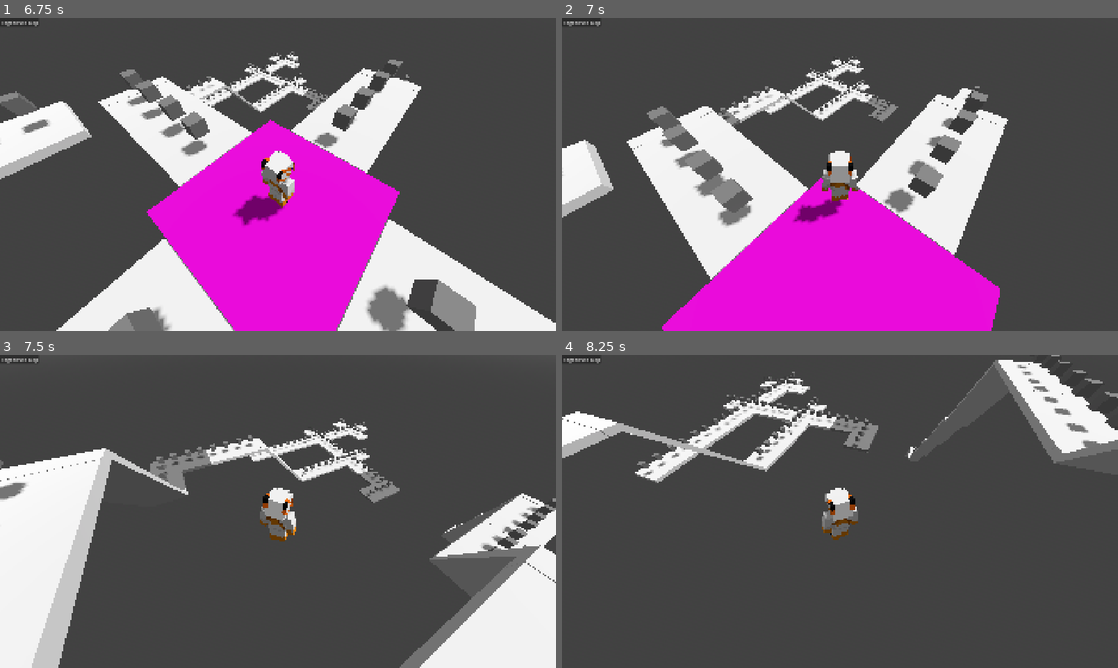
Above: before the commit, frames 1-4 (two rows, left to right).
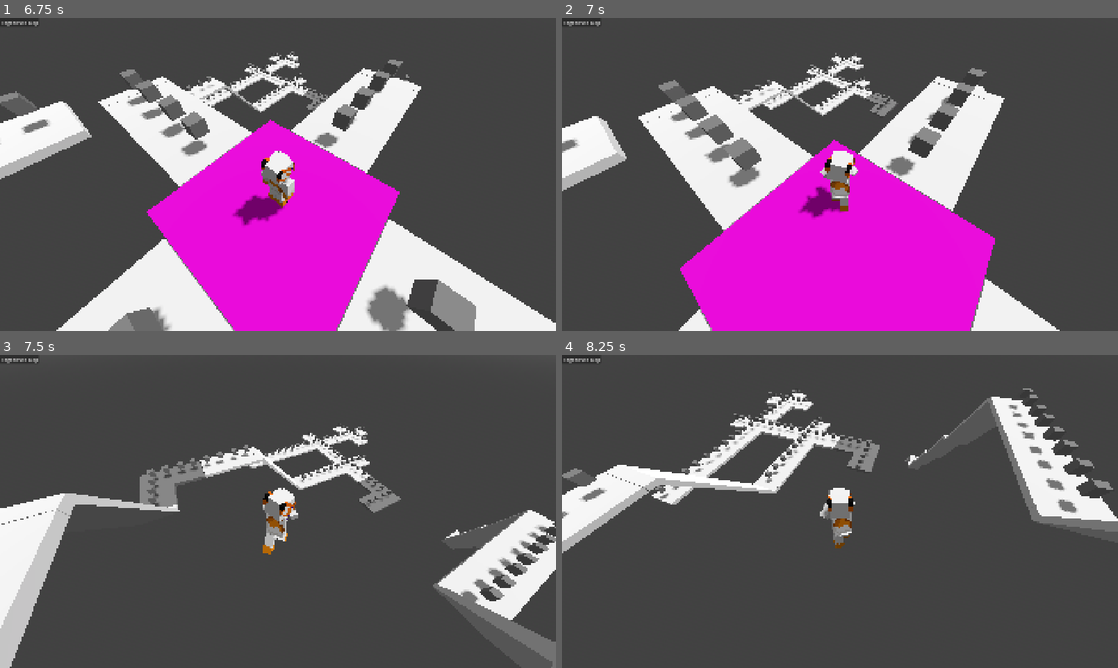
Above: after the commit, the same moments.

Repository: RayTK09/NullscapeFadingWorld
Game: Godot game, scene res://scenes/menu.tscn
The game is run twice, just before and just after one commit, with the same random seed, the same clock (stepped at 60 frames per second) and the same inputs.
Inputs (mouse positions are in pixels of both pictures, inside the frame that each line leads up to):
- Up to frame 1 (6.75 s): click "PLAY" at 0.5 s; click "Regenerate Map" at 1.25 s; tap Enter at 2, 3.5, 5.75 s; move the mouse to (400, 158) at 2.02 s; hold D (Right) 2.03-2.78 s; hold E (Ability) 2.03-2.78 s; click (400, 158) at 2.17 s; tap Space (Jump) at 2.27, 2.75, 3.02, 4.25, 4.52, 5.27, 6.02, 6.5 s; move the mouse to (166, 190) at 2.77 s; hold S (Backward) 2.78-3.53 s; tap E (Ability) at 2.85, 4.55, 6.05 s; move the mouse to (333, 105) at 3.52 s; hold D (Right) 3.53-4.28 s; hold E (Ability) 3.53-4.28 s; tap N (unlock Mouse) at 3.6 s; move the mouse to (272, 180) at 4.27 s; hold W (Forward) from 4.28 s (still down); tap Mouse wheel up (zoomIn) at 4.35 s; move the mouse to (316, 177) at 5.02 s; hold E (Ability) 5.03-5.78 s; tap Mouse wheel down (zoomOut) at 5.1 s; move the mouse to (233, 171) at 5.77 s; tap Alt at 5.85 s; move the mouse to (283, 174) at 6.52 s; hold E (Ability) from 6.53 s (still down); tap Shift at 6.6 s
- Up to frame 2 (7 s): keep holding W (Forward); keep holding E (Ability)
- Up to frame 3 (7.5 s): move the mouse to (255, 505) at 7.27 s; release W (Forward) at 7.28 s; release E (Ability) at 7.28 s; hold D (Right) from 7.28 s (still down); tap E (Ability) at 7.35 s
- Up to frame 4 (8.25 s): tap Space (Jump) at 7.52 s; move the mouse to (867, 511) at 8.02 s; release D (Right) at 8.03 s; hold W (Forward) from 8.03 s (still down); hold E (Ability) from 8.03 s (still down)

Frame 1 is identical in both runs. In frame 2, 25% of the frame differs, in the area x 0-90%, y 11-100%; in frame 3, 22%; in frame 4, 19%.

Commit message:
charger fixes

Diff:
--- a/scenes/player.tscn
+++ b/scenes/player.tscn
@@ -12,7 +12,7 @@
 floor_max_angle = 0.9599311
 floor_snap_length = 0.3
 script = ExtResource("1_3vyb7")
-playerClass = 2
+playerClass = 1
 classes = NodePath("class")
 
 [node name="CollisionShape3D" type="CollisionShape3D" parent="." unique_id=305454600]
--- a/scenes/playerMesh.tscn
+++ b/scenes/playerMesh.tscn
@@ -3,9 +3,14 @@
 [ext_resource type="PackedScene" uid="uid://bwpj3kgkup1b6" path="res://assets/char/nullscapeChar.gltf" id="1_l8plq"]
 [ext_resource type="Script" uid="uid://o0auyioakt27" path="res://scripts/playerScripts/playerModel.gd" id="2_tb4rt"]
 
+[sub_resource type="AnimationNodeBlend3" id="AnimationNodeBlend3_tb4rt"]
+
 [sub_resource type="AnimationNodeAnimation" id="AnimationNodeAnimation_c5wcc"]
 animation = &"charging"
 advance_on_start = true
+
+[sub_resource type="AnimationNodeAnimation" id="AnimationNodeAnimation_e3ypy"]
+animation = &"diving"
 
 [sub_resource type="AnimationNodeAnimation" id="AnimationNodeAnimation_l8plq"]
 animation = &"fall"
@@ -20,14 +25,12 @@
 
 [sub_resource type="AnimationNodeBlend3" id="AnimationNodeBlend3_l8plq"]
 
-[sub_resource type="AnimationNodeBlend2" id="AnimationNodeBlend2_tb4rt"]
-
 [sub_resource type="AnimationNodeAnimation" id="AnimationNodeAnimation_efend"]
 animation = &"run"
 
 [sub_resource type="AnimationNodeBlendTree" id="AnimationNodeBlendTree_78ya6"]
-graph_offset = Vector2(-174.60535, 98.71123)
-nodes/output/position = Vector2(1160, 180)
+graph_offset = Vector2(332.91443, 250.55716)
+nodes/output/position = Vector2(1200, 120)
 nodes/idle/node = SubResource("AnimationNodeAnimation_tb4rt")
 nodes/idle/position = Vector2(40, 120)
 "nodes/idle to run/node" = SubResource("AnimationNodeBlend2_l8plq")
@@ -40,23 +43,25 @@
 nodes/fall/position = Vector2(320, 460)
 nodes/jumping/node = SubResource("AnimationNodeBlend3_l8plq")
 nodes/jumping/position = Vector2(560, 180)
-nodes/ability/node = SubResource("AnimationNodeAnimation_c5wcc")
-nodes/ability/position = Vector2(720, 320)
-nodes/playAbility/node = SubResource("AnimationNodeBlend2_tb4rt")
-nodes/playAbility/position = Vector2(920, 160)
-node_connections = [&"output", 0, &"playAbility", &"idle to run", 0, &"idle", &"idle to run", 1, &"run", &"jumping", 0, &"jump", &"jumping", 1, &"idle to run", &"jumping", 2, &"fall", &"playAbility", 0, &"jumping", &"playAbility", 1, &"ability"]
+nodes/charging/node = SubResource("AnimationNodeAnimation_c5wcc")
+nodes/charging/position = Vector2(720, 320)
+nodes/ability/node = SubResource("AnimationNodeBlend3_tb4rt")
+nodes/ability/position = Vector2(920, 120)
+nodes/diving/node = SubResource("AnimationNodeAnimation_e3ypy")
+nodes/diving/position = Vector2(720, 40)
+node_connections = [&"output", 0, &"ability", &"idle to run", 0, &"idle", &"idle to run", 1, &"run", &"jumping", 0, &"jump", &"jumping", 1, &"idle to run", &"jumping", 2, &"fall", &"ability", 0, &"diving", &"ability", 1, &"jumping", &"ability", 2, &"charging"]
 
 [node name="charMesh" unique_id=88840611 instance=ExtResource("1_l8plq")]
 script = ExtResource("2_tb4rt")
 
 [node name="Waist" parent="." index="0" unique_id=1953029427]
-transform = Transform3D(1, 0, 0, 0, 1, 0, 0, 0, 1, 0, 0.7557335, 0)
+transform = Transform3D(1, 0, 0, 0, 1, 0, 0, 0, 1, 0, 0.7553017, 0)
 
 [node name="Right Arm2" parent="Waist" index="2" unique_id=1582849211]
-transform = Transform3D(0.99891704, -0.04652531, 0, 0.04652531, 0.998917, 0, 0, 0, 1, 0.3125, 0.625, 0)
+transform = Transform3D(0.9986488, -0.051965423, 0, 0.051965427, 0.99864876, 0, 0, 0, 1, 0.3125, 0.625, 0)
 
 [node name="Left Arm2" parent="Waist" index="3" unique_id=1186729026]
-transform = Transform3D(0.99891704, 0.04652531, 0, -0.04652531, 0.99891704, 0, 0, 0, 1, -0.3125, 0.625, 0)
+transform = Transform3D(0.9986488, 0.051965427, 0, -0.051965427, 0.9986488, 0, 0, 0, 1, -0.3125, 0.625, 0)
 
 [node name="Right Leg2" parent="Waist" index="4" unique_id=185143063]
 transform = Transform3D(0.9961947, -0.08715574, 0, 0.08715574, 0.9961947, 0, 0, 0, 1, 0.11875, 0, 0)
@@ -69,4 +74,4 @@
 anim_player = NodePath("../AnimationPlayer")
 "parameters/idle to run/blend_amount" = 0.0
 parameters/jumping/blend_amount = 0.0
-parameters/playAbility/blend_amount = 0.0
+parameters/ability/blend_amount = 0.0
--- a/scripts/playerScripts/Player.gd
+++ b/scripts/playerScripts/Player.gd
@@ -124,7 +124,8 @@
 
 		#print(direction)
 		#print(velocity)
-		print(lastDir)
+		#print(lastDir)
+		print(classes.isCharging)
 
 		#AIR CONTROL
 		if direction.x and !is_on_floor():
--- a/scripts/playerScripts/playerClass.gd
+++ b/scripts/playerScripts/playerClass.gd
@@ -11,7 +11,7 @@
 func _physics_process(delta: float) -> void:
 	if player.is_on_floor():
 		hasDived = false
-	if Input.is_action_pressed("Ability") and !hasDived and !player.stop:
+	if Input.is_action_pressed("Ability") and !player.stop:
 		match player.playerClass:
 			1:
 				if abilityTimer.is_stopped():
@@ -30,12 +30,13 @@
 						player.lastDir = player.lastDir.rotated(Vector3(0, 1, 0), deg_to_rad(0.2))
 					if Input.is_action_pressed("Right"):
 						player.targetAngle -= deg_to_rad(0.2)
-						player.lastDir = player.lastDir.rotated(Vector3(0, 1, 0), deg_to_rad(0.2))
+						player.lastDir = player.lastDir.rotated(Vector3(0, 1, 0), deg_to_rad(-0.2))
 			2:
 				player.velocity = player.lastDir * 10
 				player.velocity.y += 2
 				hasDived = true
 				player.disableMovement = true
+				player.currentAnimation = 5
 	else:
 		match  player.playerClass:
 			1:
@@ -44,5 +45,7 @@
 				player.maxSpeed = 3
 				if player.velocity.x > 3 or player.velocity.x < -3:
 					player.accelerationMod = 10
+					player.velocity.x = move_toward(player.velocity.x , 0, player.accelerationMod * delta)
 				if player.velocity.z > 3 or player.velocity.z < -3:
 					player.accelerationMod = 10
+					player.velocity.z = move_toward(player.velocity.z , 0, player.accelerationMod * delta)
--- a/scripts/playerScripts/playerModel.gd
+++ b/scripts/playerScripts/playerModel.gd
@@ -15,17 +15,22 @@
 		1:
 			animationTree['parameters/jumping/blend_amount'] = 0
 			animationTree['parameters/idle to run/blend_amount'] -= delta * animationSpeed
-			animationTree['parameters/playAbility/blend_amount'] = 0
+			animationTree['parameters/ability/blend_amount'] = 0
 		2:
 			animationTree['parameters/jumping/blend_amount'] = 0
 			animationTree['parameters/idle to run/blend_amount'] += delta * animationSpeed
-			animationTree['parameters/playAbility/blend_amount'] = 0
+			animationTree['parameters/ability/blend_amount'] = 0
 		3:
 			animationTree['parameters/jumping/blend_amount'] = -1
 		4:
 			animationTree['parameters/jumping/blend_amount'] = 1
 		5:
-			animationTree['parameters/playAbility/blend_amount'] = 1
+			match player.playerClass:
+				1:
+					animationTree['parameters/ability/blend_amount'] = 1
+				2:
+					animationTree["parameters/ability/blend_amount"] = -1
+
 	#ensure that lolbit doesnt become an eldritch horror
 	if animationTree['parameters/idle to run/blend_amount'] > 1:
 		animationTree['parameters/idle to run/blend_amount'] = 1
